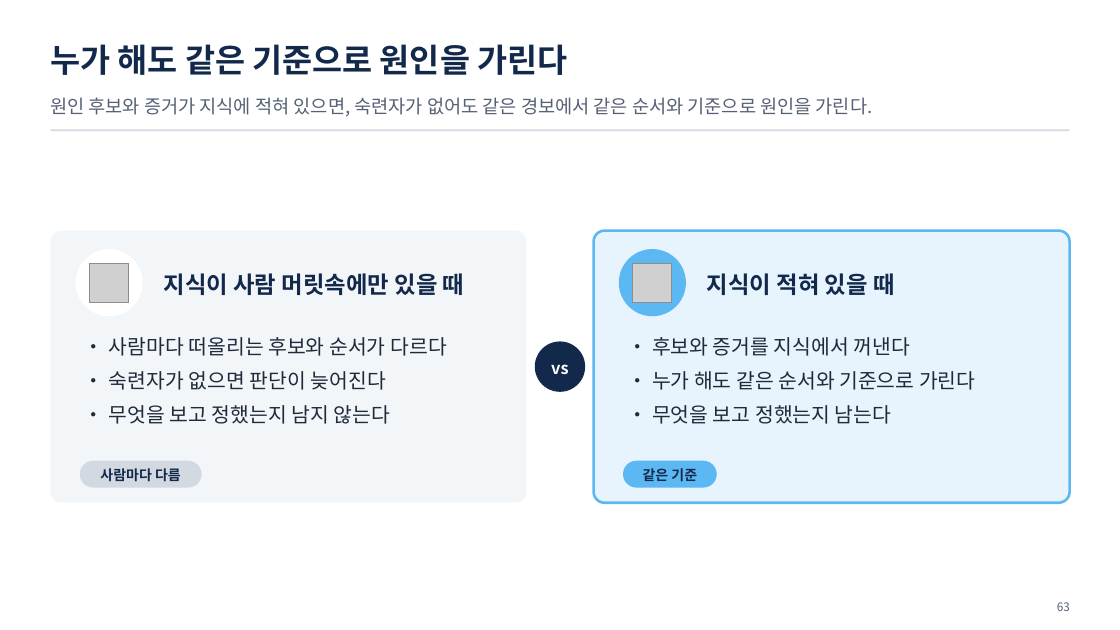
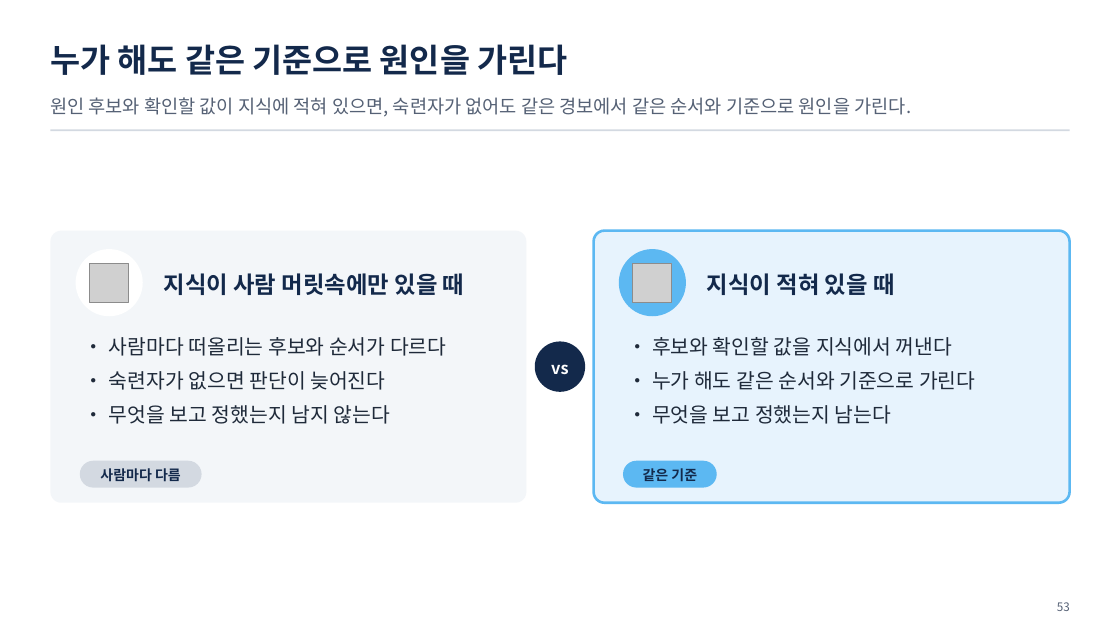
Before and after one commit to uengine-oss/hyd-iot-edu, a slide deck: slide 53 of workspace/강의제작/산출물/실전반/이론/01회차/실전반_01일차.pptx (slide 63 before the commit). Drawn at 1120x630 pixels with LibreOffice and Linux fonts; fonts in the diff are those of the drawing; grey boxes stand for pictures. Boxes give left, top, right and bottom in pixels: in the first picture for what was removed or moved away, otherwise in the second. Text is boxed around its words. In the diff, an @@ line names an element or a change of style, - is before the commit and + after.

Commit message:
1회차 학생 자료 다시 냄: 실습 ZIP 넷을 가이드와 가이드가 여는 사진 · 파일만으로 다시 묶음, 실습4 가이드의 옛 영상(GitHub mp4) 단추 지움, 실전반 1회차 교재를 통합반 76장 확정판 사본으로(표지만 실전반) · 두 반 클래스룸 1-1~1-7 새 영상과 📘 📦 🧪 새 파일

```diff
--- a/workspace/강의제작/산출물/실전반/이론/01회차/실전반_01일차.pptx
+++ b/workspace/강의제작/산출물/실전반/이론/01회차/실전반_01일차.pptx
@@ text at (50, 97, 911, 117): text changed @@
-원인 후보와 증거가 지식에 적혀 있으면, 숙련자가 없어도 같은 경보에서 같은 순서와 기준으로 원인을 가린다.
+원인 후보와 확인할 값이 지식에 적혀 있으면, 숙련자가 없어도 같은 경보에서 같은 순서와 기준으로 원인을 가린다.
@@ text at (652, 337, 952, 356): text changed @@
-• 후보와 증거를 지식에서 꺼낸다
+• 후보와 확인할 값을 지식에서 꺼낸다
```
Also in this commit, not shown: 22 other slides changed, 2 slides added, 11 other files.
